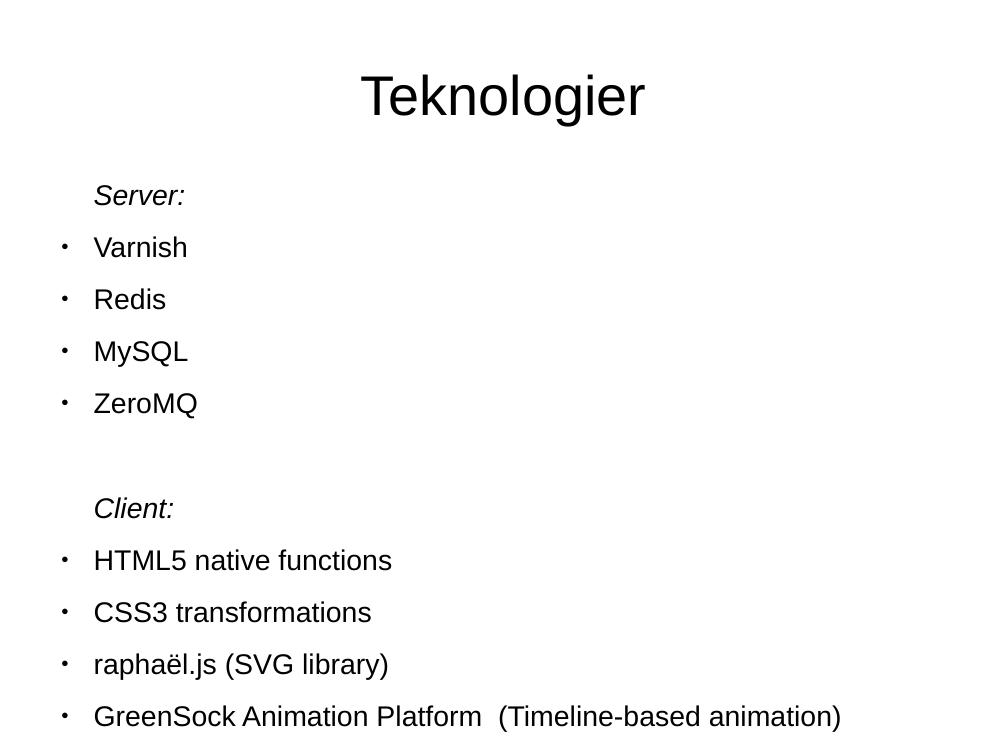
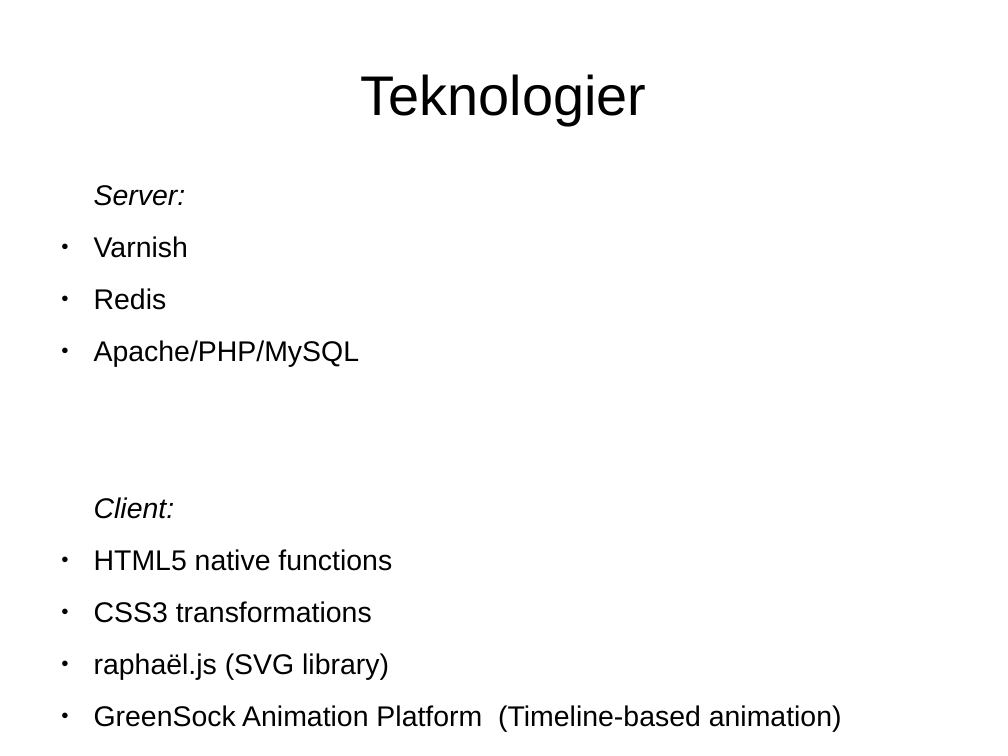
Before and after one commit to fillefrans/pi, a slide deck: slide 3 of doc/pi-presentation-sep-2013.odp. Drawn at 1008x756 pixels with LibreOffice and Linux fonts; fonts in the diff are those of the drawing. Boxes give left, top, right and bottom in pixels: in the first picture for what was removed or moved away, otherwise in the second. Text is boxed around its words. In the diff, an @@ line names an element or a change of style, - is before the commit and + after.

```diff
--- a/doc/pi-presentation-sep-2013.odp
+++ b/doc/pi-presentation-sep-2013.odp
@@ text at [94,340,360,367]: text changed @@
-● MySQL
-● ZeroMQ
+● Apache/PHP/MySQL
```
Also in this commit, not shown: 5 other slides changed, 1 slide removed, 11 other files.
